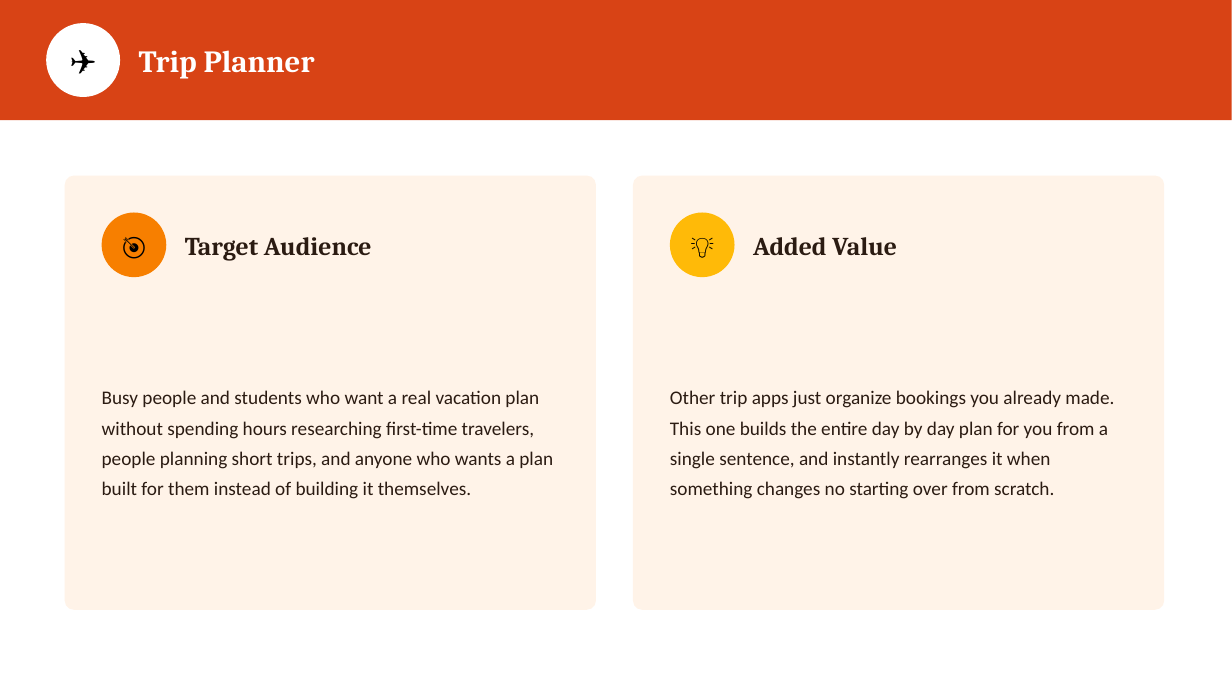
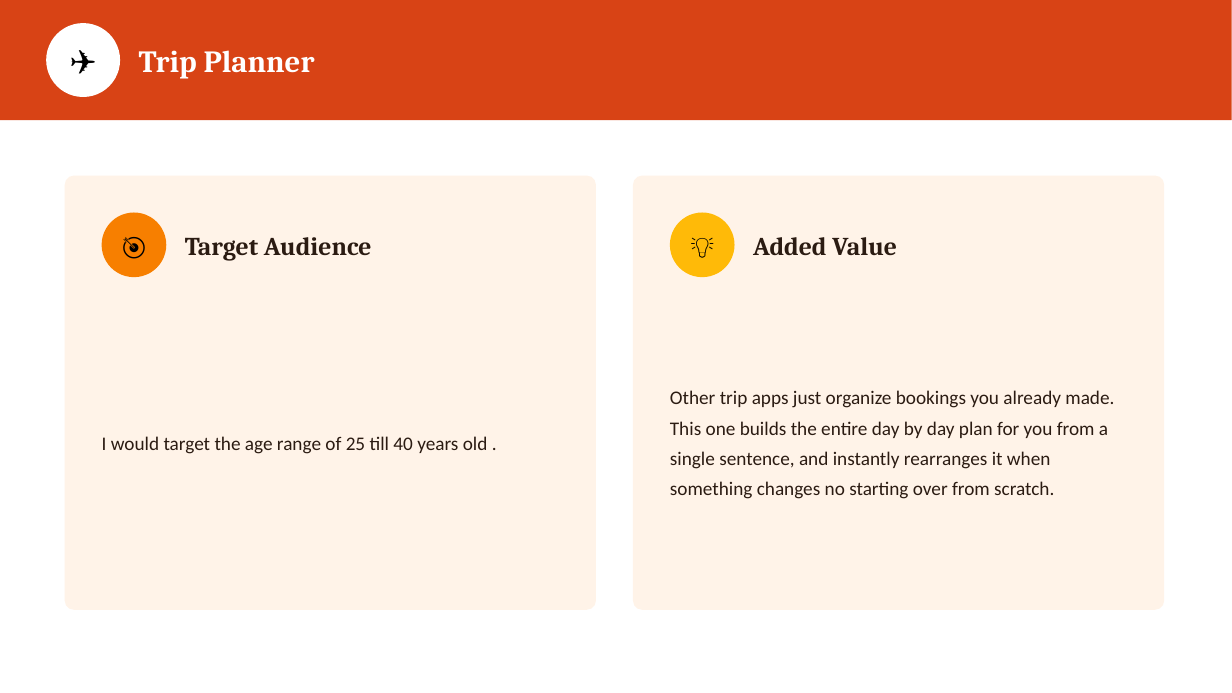
Before and after one commit to malakmsameh/Masterpiece, a slide deck: slide 4 of three_ideas.pptx. Drawn at 1232x693 pixels with LibreOffice and Linux fonts; fonts in the diff are those of the drawing. Boxes give left, top, right and bottom in pixels: in the first picture for what was removed or moved away, otherwise in the second. Text is boxed around its words. In the diff, an @@ line names an element or a change of style, - is before the commit and + after.

Commit message:
edited the age range

```diff
--- a/three_ideas.pptx
+++ b/three_ideas.pptx
@@ text at (102,436,488,454): text changed @@
-Busy people and students who want a real vacation plan without spending hours researching first-time travelers, people planning short trips, and anyone who wants a plan built for them instead of building it themselves.
+I would target the age range of 25 till 40 years old .
```
Also in this commit, not shown: 2 other slides changed.
